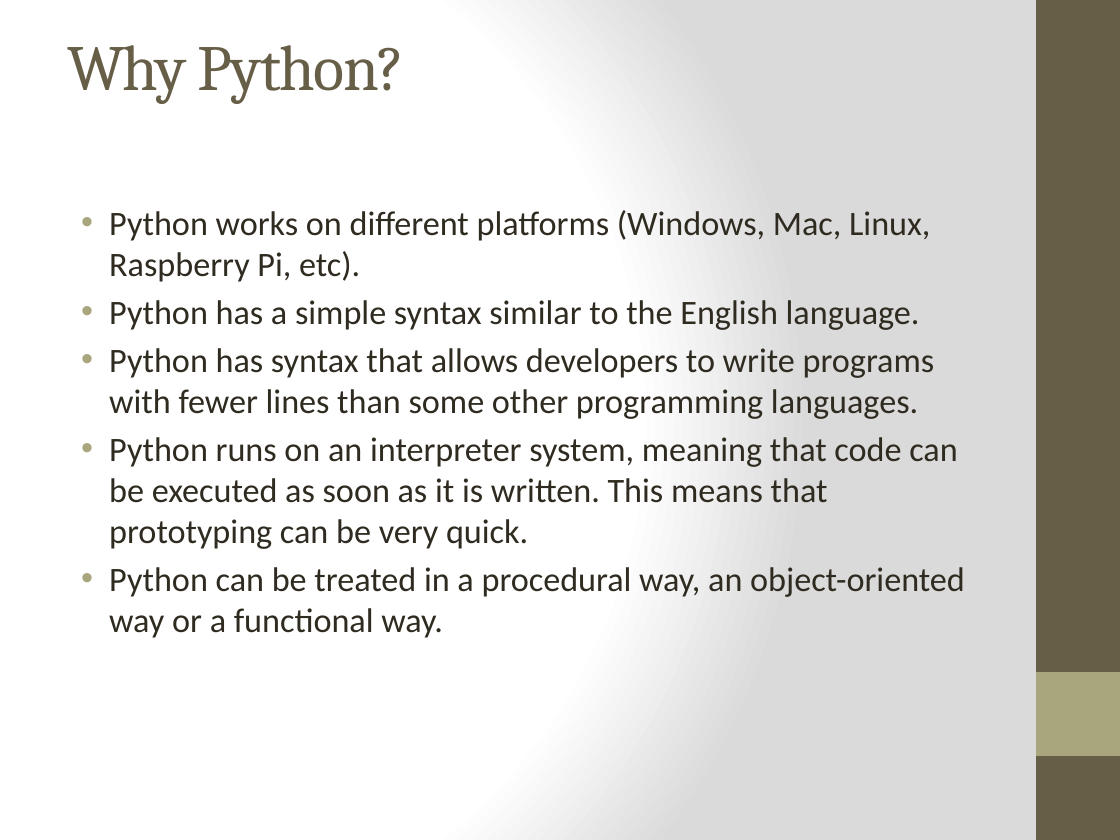
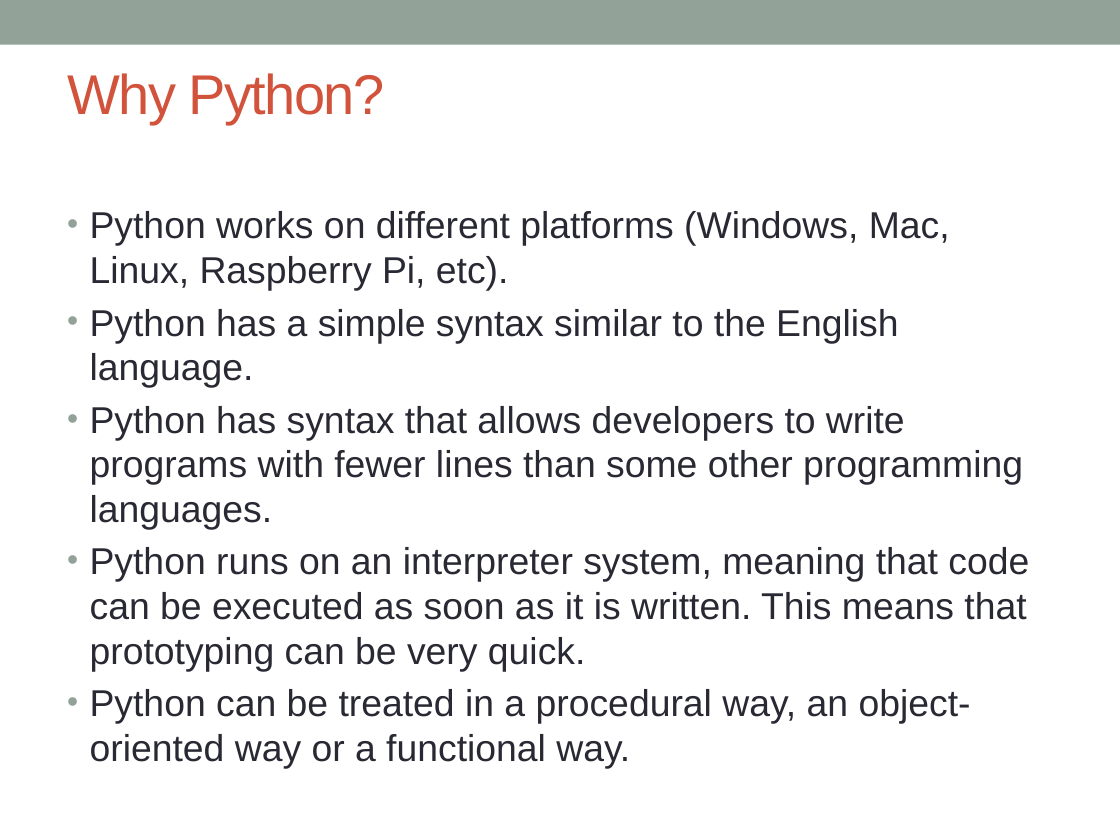
Before and after one commit to sudishkumar93/AWSclass, a slide deck: slide 3 of Phyton.pptx. Drawn at 1120x840 pixels with LibreOffice and Linux fonts; fonts in the diff are those of the drawing. Boxes give left, top, right and bottom in pixels: in the first picture for what was removed or moved away, otherwise in the second. Text is boxed around its words. In the diff, an @@ line names an element or a change of style, - is before the commit and + after.

```diff
--- a/Phyton.pptx
+++ b/Phyton.pptx
@@ background gradient #FFFFFF to #DADADA to #FFFFFF @@
@@ rectangle added at <box>0,0,1120,45</box>, fill #93A299 @@
@@ rectangle removed at <box>1036,0,1120,840</box> @@
@@ title "Why Python?": place and size @@
-title "Why Python?" at <box>67,45,405,104</box>
+title "Why Python?" at <box>67,73,385,124</box>
@@ title "Why Python?" at <box>67,73,385,124</box>: size 41.4 to 36 pt, font Cambria to Arial, text colour #675E47 to #D2533C @@
@@ text "Python works on different platforms ..." at <box>90,211,1029,769</box>: size 22 to 24 pt, font Calibri to Arial, text colour #2F2B20 to #292934; indent changed; bullet colour #A9A57C to #93A299 @@
@@ rectangle removed at <box>1036,672,1120,756</box> @@
```
Also in this commit, not shown: 22 other slides changed, 1 slide added.
